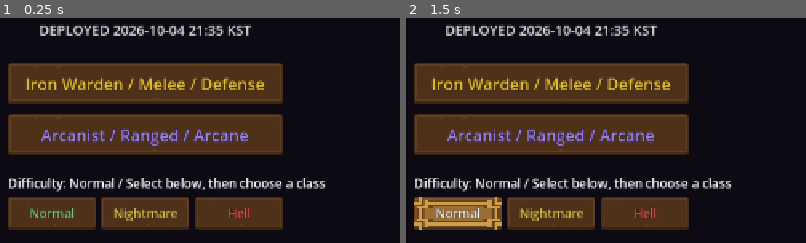
Above: before the commit, frames 1-2 (left to right).
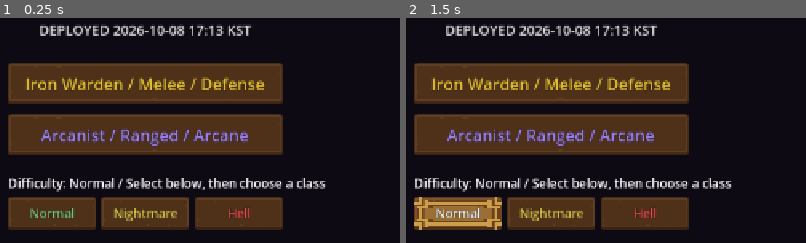
Above: after the commit, the same moments.

Repository: jflakeee/diablo
Game: Godot game, scene res://main.tscn
Same seed, same stepped clock (60 frames per second), same inputs: the game is played once before the commit and once after it.
Inputs:
- Up to frame 1 (0.25 s): no input
- Up to frame 2 (1.5 s): click "Normal" at 0.5 s; click "Normal" at 1.25 s
The pictures show only the part of the screen within x 32-82%, y 32-82%; the shares and areas given below are measured in that part.

The runs differ from the first frame. In frame 1, 0.3% of the frame differs, in the area x 44-56%, y 3-8%; in frame 2, 0.3%.

Commit message:
Cap unique drops at one per game and split reroll cost by quality
Implement two items from the D2 research checklists: unique-quality
monster drops no longer repeat within a session, and Horadric Cube
rerolls now cost 3 topaz for magic items vs 6 for rare (matching the
original's 3:6 perfect-skull ratio while keeping topaz as the local
catalyst). Also isolate _craft_selftest()'s RNG from the live dungeon's
_rng — the shared stream caused the new rare-reroll self-test to shift
monster spawn/pack composition downstream, producing a zero-kill
autoquit run under the fixed verification seed.

Co-Authored-By: Claude Sonnet 5 <noreply@anthropic.com>

Diff:
--- a/prototype/game_dungeon/craft.gd
+++ b/prototype/game_dungeon/craft.gd
@@ -112,22 +112,29 @@
 		return ""
 	return String(parts[0]) if next == "normal" else "%s:%s" % [parts[0], next]
 
-# 큐브: 토파즈 3개 + 감정된 매직/레어 아이템 1개 → 아이템 접사 재굴림.
+# 큐브: 토파즈 N개 + 감정된 매직/레어 아이템 1개 → 아이템 접사 재굴림.
 # 토파즈는 소켓 효과가 없어(armor res_all=0) 다른 쓸모가 없는 재료라 리롤 재료로 돌린다.
+# 비용은 원작(최상급 해골 매직 3개/레어 6개)의 1:2 비율을 그대로 따르되 재료는
+# 토파즈 유지(2026-10-08 리서치 대조 — 해골 재료 전환은 사용자가 보류 결정).
 const REROLL_CATALYST := "topaz"
-const REROLL_COST := 3
+const REROLL_COST := {"magic": 3, "rare": 6}
+
+static func _reroll_cost(it: Dictionary) -> int:
+	return int(REROLL_COST.get(String(it.get("quality", "")), 0))
 
 static func can_reroll(materials: Dictionary, it: Dictionary, item_script: GDScript) -> bool:
-	return int(materials.get(REROLL_CATALYST, 0)) >= REROLL_COST and String(it.get("quality", "")) in ["magic", "rare"] and item_script.is_identified(it)
+	var cost := _reroll_cost(it)
+	return cost > 0 and int(materials.get(REROLL_CATALYST, 0)) >= cost and item_script.is_identified(it)
 
 static func reroll(rng: RandomNumberGenerator, materials: Dictionary, it: Dictionary, item_script: GDScript) -> bool:
 	if not can_reroll(materials, it, item_script):
 		return false
+	var cost := _reroll_cost(it)
 	var available := int(materials.get(REROLL_CATALYST, 0))
-	if available == REROLL_COST:
+	if available == cost:
 		materials.erase(REROLL_CATALYST)
 	else:
-		materials[REROLL_CATALYST] = available - REROLL_COST
+		materials[REROLL_CATALYST] = available - cost
 	return item_script.reroll(rng, it)
 
 # 큐브: 스컬 3개 + 소켓 없는 일반(normal) 무기/방어구 → 소켓 2개 부여(제자리 변형).
--- a/prototype/game_dungeon/item.gd
+++ b/prototype/game_dungeon/item.gd
@@ -181,7 +181,7 @@
 	return "Req Lv%d STR%d DEX%d" % [int(it.get("req_level", 1)), int(it.get("req_str", 0)), int(it.get("req_dex", 0))]
 
 # 드롭 롤(Part 1 §4 근사 + Part 5 §5 MF): {} = NoDrop
-static func roll_drop(rng: RandomNumberGenerator, monster_level: int, magic_find: int) -> Dictionary:
+static func roll_drop(rng: RandomNumberGenerator, monster_level: int, magic_find: int, dropped_uniques: Dictionary = {}) -> Dictionary:
 	if rng.randf() < 0.40:
 		return {}
 	var base: Dictionary
@@ -203,7 +203,7 @@
 	var set_chance := 2.5 * (1.0 + set_mf / 100.0)
 	var r := rng.randf() * 100.0
 	var quality := "magic"
-	if r < uniq_chance and UNIQUES.has(String(base["name"])):
+	if r < uniq_chance and UNIQUES.has(String(base["name"])) and not dropped_uniques.has(String(base["name"])):
 		quality = "unique"
 	elif r < uniq_chance + set_chance and SETS.has(String(base["name"])):
 		quality = "set"
@@ -214,6 +214,8 @@
 	var item := generate(rng, base, ilvl, quality)
 	if quality == "rare":
 		item["identified"] = false
+	if quality == "unique":
+		dropped_uniques[String(base["name"])] = true
 	return item
 
 # Missing flags are legacy, already usable equipment. Identification reveals the
--- a/prototype/game_dungeon/main.gd
+++ b/prototype/game_dungeon/main.gd
@@ -37,7 +37,7 @@
 const TemplateTheme := preload("res://ui/template_theme.gd")
 const CombatFX := preload("res://combat_fx.gd")
 const WorldStream := preload("res://world_stream.gd")
-const DEPLOYED_AT_KST := "2026-10-04 21:35 KST"
+const DEPLOYED_AT_KST := "2026-10-08 17:13 KST"
 
 var _grid: Array = []
 var _astar: AStarGrid2D
@@ -214,6 +214,9 @@
 var _boss_spray_cnt := 0
 var _items_dropped := 0
 var _items_picked := 0
+# D2 원작: 같은 유니크는 한 게임에서 두 번 이상 드롭되지 않는다(베이스명 기준).
+# 새 게임 시작 시 초기화, 저장/로드 간 영속화는 비범위(2026-10-08 설계 문서 참고).
+var _dropped_uniques: Dictionary = {}
 var _compiled_monsters := 0
 var _generated_monsters := 0
 var _run_start := 0
@@ -1855,6 +1858,12 @@
 	print("[DD] data_selftest verdict=", ("PASS" if ok else "FAIL"))
 
 func _craft_selftest() -> void:
+	# 크래프트 수학 검증용 전용 RNG — 라이브 던전의 _rng와 분리해야 한다. 과거에는
+	# 이 함수가 _rng를 직접 소비해서, 테스트 항목을 추가/수정할 때마다 소비되는
+	# 난수 횟수가 바뀌어 seed=42 검증 런의 이후 몬스터 스폰/드롭까지 밀려버리는
+	# 사고가 있었다(5b 리롤 비용 테스트 추가 시 kills=0으로 틀어진 사례).
+	var test_rng := RandomNumberGenerator.new()
+	test_rng.seed = 1
 	# 1) 보석 소켓 → 스탯 (Perfect Ruby → armor +38 life). 품질 접미사 없는 베어 id는
 	# normal 등급(0.7배)으로 취급하므로, 이 테스트는 명시적으로 ":perfect"를 쓴다.
 	var arm := Item.make_socketed(Item.ARMOR_BASES[1], 3)
@@ -1884,15 +1893,22 @@
 	var t4: bool = up == "Ahnor"
 	print("[P4] forge: Ahn x3 to %s (Ahnor) : %s" % [up, str(t4)])
 
-	# 5) 리롤: 토파즈 3개 + 감정된 매직 아이템 → 접사 재굴림 + 재료 소모
-	var reroll_item := Item.generate(_rng, Item.WEAPON_BASES[2], 10, "magic")
-	var reroll_materials := {Craft.REROLL_CATALYST: Craft.REROLL_COST}
-	var t5a := Craft.reroll(_rng, reroll_materials, reroll_item, Item)
+	# 5) 리롤: 토파즈 N개(매직 3/레어 6) + 감정된 아이템 → 접사 재굴림 + 재료 소모
+	var reroll_item := Item.generate(test_rng, Item.WEAPON_BASES[2], 10, "magic")
+	var reroll_materials := {Craft.REROLL_CATALYST: int(Craft.REROLL_COST["magic"])}
+	var t5a := Craft.reroll(test_rng, reroll_materials, reroll_item, Item)
 	var t5: bool = t5a and not reroll_materials.has(Craft.REROLL_CATALYST) and String(reroll_item.get("quality", "")) == "magic" and (reroll_item["affixes"] as Dictionary).size() >= 1
 	print("[P4] reroll: catalyst_consumed=%s quality_kept=%s affixes=%d : %s" % [str(not reroll_materials.has(Craft.REROLL_CATALYST)), str(String(reroll_item.get("quality", "")) == "magic"), (reroll_item["affixes"] as Dictionary).size(), str(t5)])
 
+	# 5b) 레어 리롤은 비용이 2배(6개) — 매직과 다른 비용표를 쓰는지 확인
+	var reroll_rare := Item.generate(test_rng, Item.WEAPON_BASES[2], 10, "rare")
+	var reroll_rare_materials := {Craft.REROLL_CATALYST: int(Craft.REROLL_COST["rare"])}
+	var t5b_cast := Craft.reroll(test_rng, reroll_rare_materials, reroll_rare, Item)
+	var t5b: bool = t5b_cast and not reroll_rare_materials.has(Craft.REROLL_CATALYST) and String(reroll_rare.get("quality", "")) == "rare"
+	print("[P4] reroll_rare: cost=%d catalyst_consumed=%s : %s" % [int(Craft.REROLL_COST["rare"]), str(not reroll_rare_materials.has(Craft.REROLL_CATALYST)), str(t5b)])
+
 	# 6) 소켓 부여: 스컬 3개 + 소켓 없는 일반 무기 → 소켓 2개, 룬 삽입까지 제자리로 이어지는지
-	var socket_item := Item.generate(_rng, Item.WEAPON_BASES[0], 1, "normal")
+	var socket_item := Item.generate(test_rng, Item.WEAPON_BASES[0], 1, "normal")
 	var socket_materials := {Craft.SOCKET_CATALYST: Craft.SOCKET_COST}
 	var t6a := Craft.add_sockets(socket_materials, socket_item)
 	Item.socket_insert(socket_item, {"kind": "rune", "id": "Vey"})
@@ -1902,12 +1918,12 @@
 	print("[P4] socket: catalyst_consumed=%s sockets=%d runeword=%s : %s" % [str(not socket_materials.has(Craft.SOCKET_CATALYST)), int(socket_item.get("sockets", 0)), String(socket_item.get("runeword", "")), str(t6)])
 
 	# 7) 보석 품질 차등: Perfect가 Normal보다 효과가 크고, 레거시 베어 id도 정상 동작
-	var quality_item := Item.generate(_rng, Item.ARMOR_BASES[0], 1, "normal")
+	var quality_item := Item.generate(test_rng, Item.ARMOR_BASES[0], 1, "normal")
 	quality_item["sockets"] = 1
 	quality_item["socketed"] = []
 	Item.socket_insert(quality_item, {"kind": "gem", "id": "ruby:perfect"})
 	var e7a := Item.effective_affixes(quality_item)
-	var quality_item2 := Item.generate(_rng, Item.ARMOR_BASES[0], 1, "normal")
+	var quality_item2 := Item.generate(test_rng, Item.ARMOR_BASES[0], 1, "normal")
 	quality_item2["sockets"] = 1
 	quality_item2["socketed"] = []
 	Item.socket_insert(quality_item2, {"kind": "gem", "id": "ruby"})
@@ -1915,7 +1931,7 @@
 	var t7: bool = int(e7a.get("life", 0)) > int(e7b.get("life", 0)) and int(e7b.get("life", 0)) > 0
 	print("[P4] gem_quality: perfect_life=%d normal_life=%d : %s" % [int(e7a.get("life", 0)), int(e7b.get("life", 0)), str(t7)])
 
-	_craft_selftest_ok = t1 and t2 and t3 and t4 and t5 and t6 and t7
+	_craft_selftest_ok = t1 and t2 and t3 and t4 and t5 and t5b and t6 and t7
 	print("[P4][RESULT] craft_selftest verdict=", ("PASS" if _craft_selftest_ok else "FAIL"))
 
 func _add_skill_button(ui: Node, id: String, label: String, col: Color, pos: Vector2, control_size: Vector2) -> void:
@@ -3428,7 +3444,7 @@
 		rolls = 3; mf += 280; mlvl += 3
 	var dropped := 0
 	for i in rolls:
-		var it := Item.roll_drop(_rng, mlvl, mf)
+		var it := Item.roll_drop(_rng, mlvl, mf, _dropped_uniques)
 		if not it.is_empty():
 			_items_dropped += 1
 			dropped += 1
@@ -4678,12 +4694,12 @@
 			rerollable.append(bag_item)
 	if not rerollable.is_empty():
 		var reroll_header := Label.new()
-		reroll_header.text = "REROLL (%s x%d per item)" % [Craft.material_name(Craft.REROLL_CATALYST), Craft.REROLL_COST]
+		reroll_header.text = "REROLL (%s: magic x%d / rare x%d per item)" % [Craft.material_name(Craft.REROLL_CATALYST), int(Craft.REROLL_COST["magic"]), int(Craft.REROLL_COST["rare"])]
 		reroll_header.autowrap_mode = TextServer.AUTOWRAP_WORD_SMART
 		_inv_vbox.add_child(reroll_header)
 		for bag_item in rerollable:
 			var reroll_label := Label.new()
-			reroll_label.text = "%s / %s" % [Item.display_name(bag_item), Item.affix_text(bag_item)]
+			reroll_label.text = "%s / %s (cost %d)" % [Item.display_name(bag_item), Item.affix_text(bag_item), int(Craft.REROLL_COST.get(String(bag_item.get("quality", "")), 0))]
 			reroll_label.autowrap_mode = TextServer.AUTOWRAP_WORD_SMART
 			_inv_vbox.add_child(reroll_label)
 			var reroll_btn := Button.new()
@@ -4765,7 +4781,8 @@
 	if Craft.reroll(_rng, _automation.materials, it, Item):
 		_combat_log = "REROLLED: %s / %s" % [Item.display_name(it), Item.affix_text(it)]
 	else:
-		_combat_log = "Requires %d %s and an identified magic/rare item" % [Craft.REROLL_COST, Craft.material_name(Craft.REROLL_CATALYST)]
+		var cost := int(Craft.REROLL_COST.get(String(it.get("quality", "")), Craft.REROLL_COST["rare"]))
+		_combat_log = "Requires %d %s and an identified magic/rare item" % [cost, Craft.material_name(Craft.REROLL_CATALYST)]
 	_rebuild_inv()
 
 func _transmute_material(id: String) -> void:
--- a/prototype/game_dungeon/system_tests.gd
+++ b/prototype/game_dungeon/system_tests.gd
@@ -114,6 +114,17 @@
 			rare_drops += 1
 			hidden_rares = hidden_rares and not Item.is_identified(drop)
 	_check(rare_drops > 0 and hidden_rares, "new rare drops require identification", failures)
+	var shared_dropped_uniques := {}
+	var unique_name_counts := {}
+	for drop_index in 2000:
+		var drop2 := Item.roll_drop(rng, 30, 2000, shared_dropped_uniques)
+		if String(drop2.get("quality", "")) == "unique":
+			var unique_name := String(drop2.get("prefix", ""))
+			unique_name_counts[unique_name] = int(unique_name_counts.get(unique_name, 0)) + 1
+	var no_duplicate_uniques := not unique_name_counts.is_empty()
+	for unique_name in unique_name_counts:
+		no_duplicate_uniques = no_duplicate_uniques and int(unique_name_counts[unique_name]) == 1
+	_check(no_duplicate_uniques, "unique drops are capped at one per game", failures)
 	var unique_ring := Item.generate(rng, Item.ACCESSORY_BASES[0], 12, "unique")
 	_check(Item.display_name(unique_ring) == "Kindled Circuit (Copper Ring)", "unique accessory identity", failures)
 	_check(String(unique_ring.get("slot", "")) == "ring" and int(unique_ring["affixes"].get("res_fire", 0)) == 20, "accessory fixed affixes", failures)
Not shown, changed: docs/PROJECT_MEMORY.md
Not shown, changed: docs/research/d2-horadric-cube-recipes.md
Not shown, changed: docs/research/d2-item-system-reference.md
Not shown, added: docs/superpowers/specs/2026-10-08-unique-drop-limit-and-reroll-cost-design.md
Not shown, changed: prototype/game_dungeon/README.md
